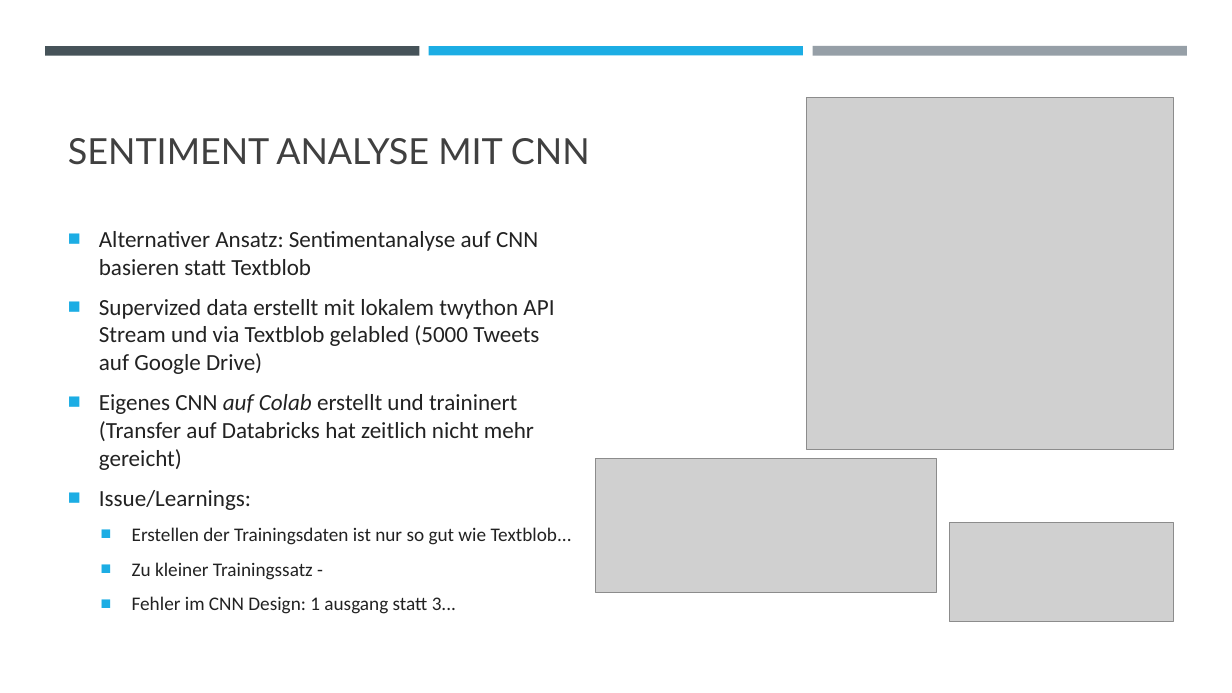
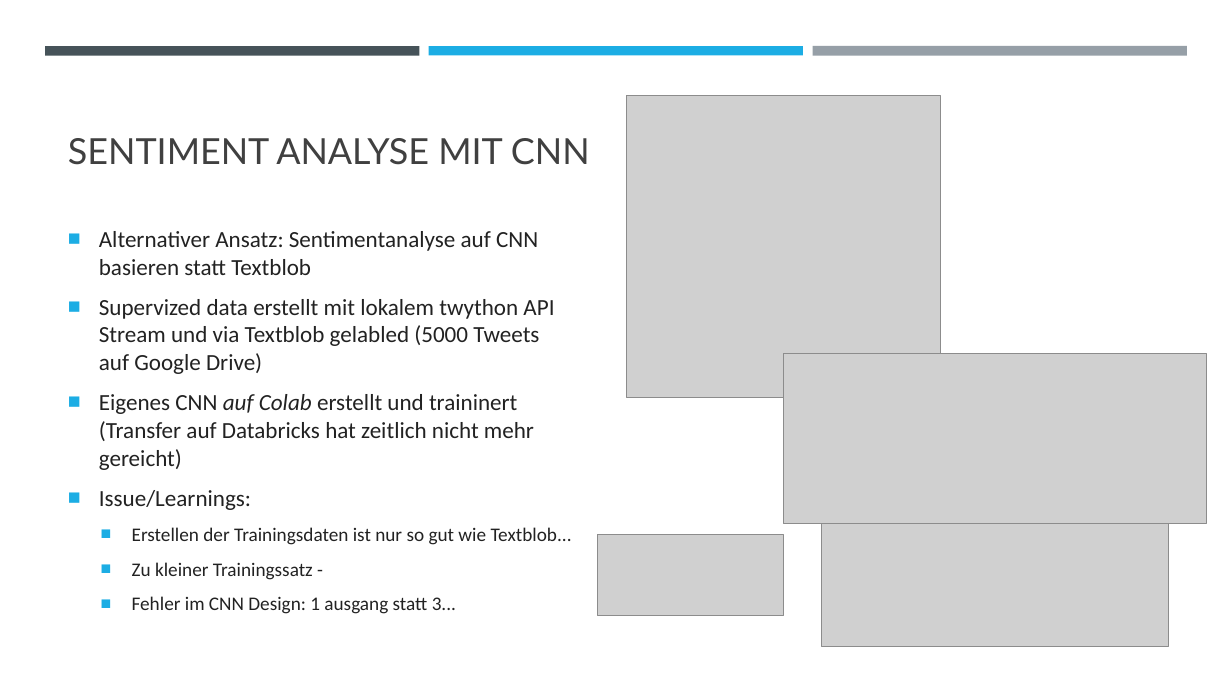
Before and after one commit to alexweltgeist/twitter_bitcoin, a slide deck: slide 7 of BitcoinPreisundTweets_v02.pptx. Drawn at 1232x693 pixels with LibreOffice and Linux fonts; fonts in the diff are those of the drawing; grey boxes stand for pictures. Boxes give left, top, right and bottom in pixels: in the first picture for what was removed or moved away, otherwise in the second. Text is boxed around its words. In the diff, an @@ line names an element or a change of style, - is before the commit and + after.

```diff
--- a/BitcoinPreisundTweets_v02.pptx
+++ b/BitcoinPreisundTweets_v02.pptx
@@ picture: place and size @@
-picture at bbox=[807, 97, 1174, 449]
+picture at bbox=[627, 96, 941, 397]
@@ picture added at bbox=[784, 354, 1207, 524] @@
@@ picture removed at bbox=[595, 458, 937, 592] @@
@@ picture added at bbox=[598, 535, 784, 616] @@
@@ picture added at bbox=[822, 521, 1168, 646] @@
@@ picture removed at bbox=[950, 523, 1174, 622] @@
```
Also in this commit, not shown: 4 other slides changed, 1 slide removed.
